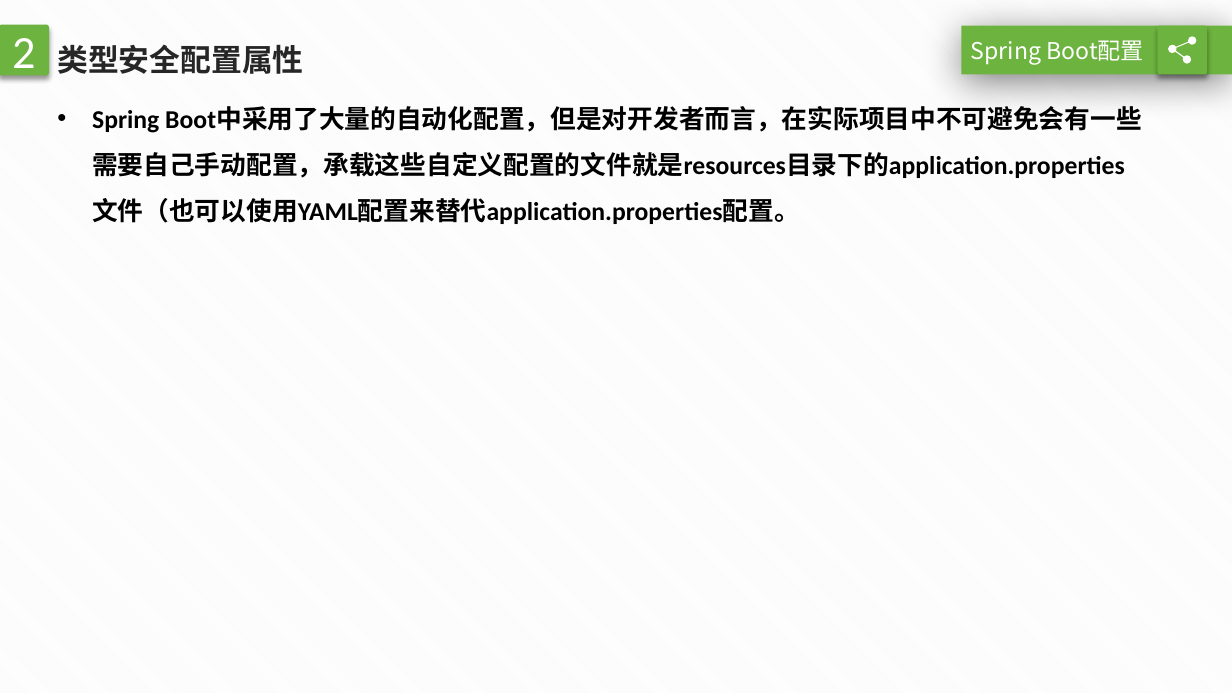
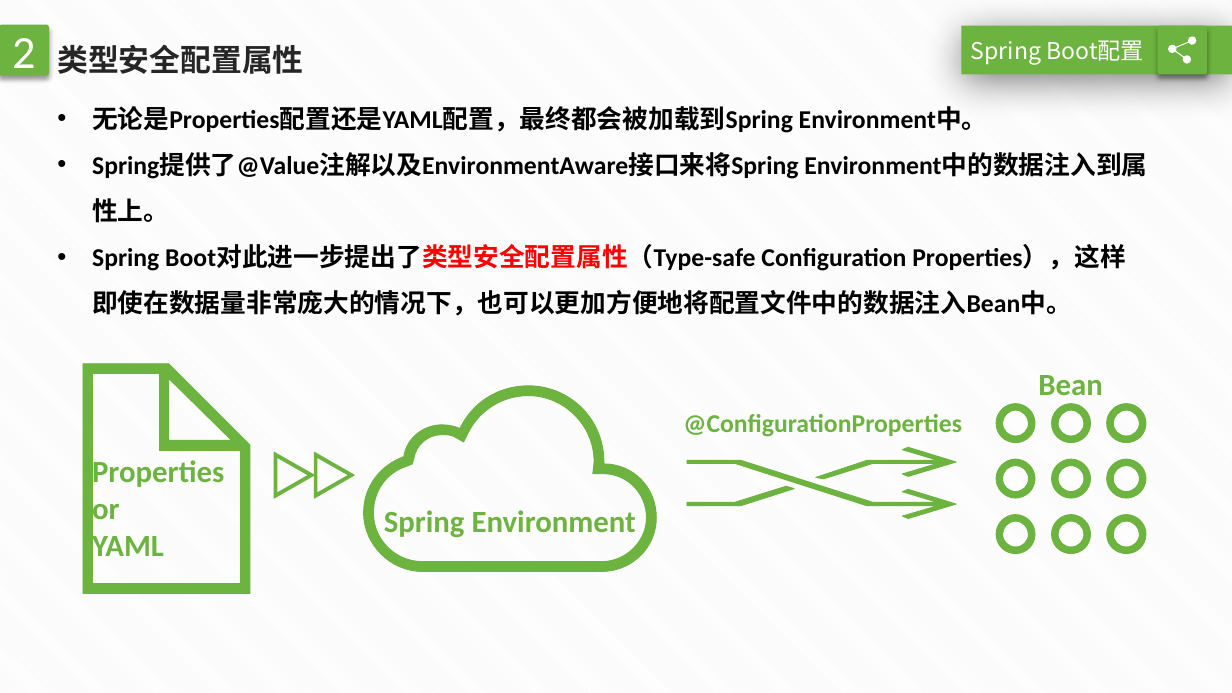
Before and after one commit to Xianhuii/myJava, a slide deck: slide 20 of SpringBoot/SpringBoot.pptx. Drawn at 1232x693 pixels with LibreOffice and Linux fonts; fonts in the diff are those of the drawing. Boxes give left, top, right and bottom in pixels: in the first picture for what was removed or moved away, otherwise in the second. Text is boxed around its words. In the diff, an @@ line names an element or a change of style, - is before the commit and + after.

Commit message:
commit spring boot pptx

```diff
--- a/SpringBoot/SpringBoot.pptx
+++ b/SpringBoot/SpringBoot.pptx
@@ text at bbox=[92, 106, 1125, 316]: text changed @@
-• Spring Boot中采用了大量的自动化配置，但是对开发者而言，在实际项目中不可避免会有一些需要自己手动配置，承载这些自定义配置的文件就是resources目录下的application.properties文件（也可以使用YAML配置来替代application.properties配置。
+• 无论是Properties配置还是YAML配置，最终都会被加载到Spring Environment中。
+• Spring提供了@Value注解以及EnvironmentAware接口来将Spring Environment中的数据注入到属性上。
+• Spring Boot对此进一步提出了类型安全配置属性（Type-safe Configuration Properties），这样即使在数据量非常庞大的情况下，也可以更加方便地将配置文件中的数据注入Bean中。
@@ freeform shape added at bbox=[83, 364, 250, 594], fill #6DB33F, outline #6DB33F 0.75 pt, 24 pt, text #6DB33F, bold @@
+Properties
+or
+YAML
@@ freeform shape added at bbox=[364, 386, 657, 572], fill #6DB33F, outline #6DB33F 0.75 pt, 24 pt, text #6DB33F, bold @@
+Spring Environment
@@ text added at bbox=[1038, 375, 1102, 395], 24 pt, text #6DB33F, bold @@
+Bean
@@ text added at bbox=[683, 414, 961, 437], 20 pt, text #6DB33F, bold @@
+@ConfigurationProperties
@@ freeform shape added at bbox=[816, 447, 957, 479], fill #6DB33F, outline #6DB33F 0.75 pt @@
@@ freeform shape added at bbox=[274, 452, 314, 498], fill #6DB33F, outline #6DB33F 0.75 pt @@
@@ freeform shape added at bbox=[314, 452, 354, 498], fill #6DB33F, outline #6DB33F 0.75 pt @@
@@ freeform shape added at bbox=[688, 460, 957, 518], fill #6DB33F, outline #6DB33F 0.75 pt @@
@@ group added at bbox=[996, 404, 1147, 554]: 9 freeform shapes @@
@@ freeform shape added at bbox=[688, 486, 795, 506], fill #6DB33F, outline #6DB33F 0.75 pt @@
```
Also in this commit, not shown: 1 other slide changed, 4 slides added.
